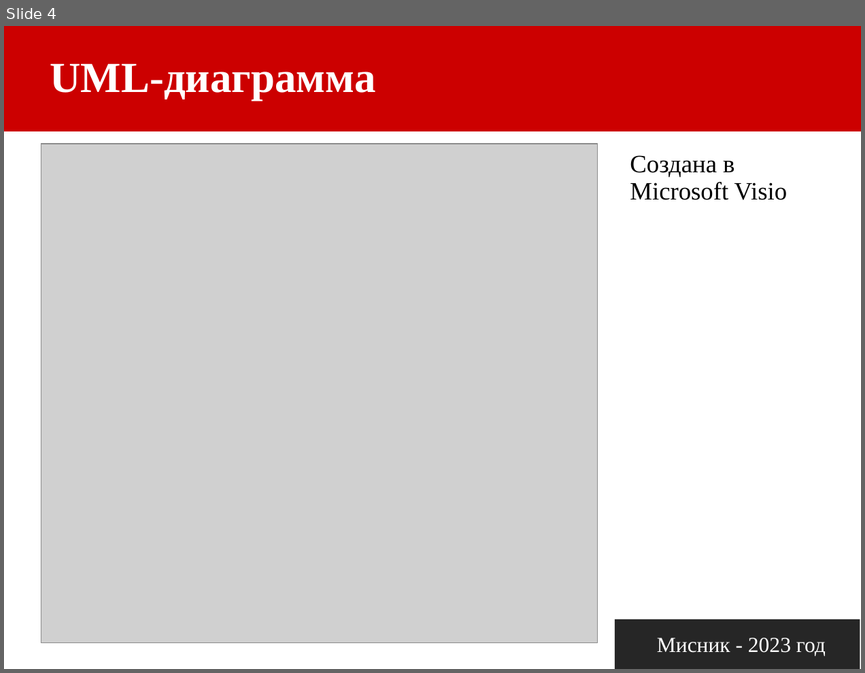
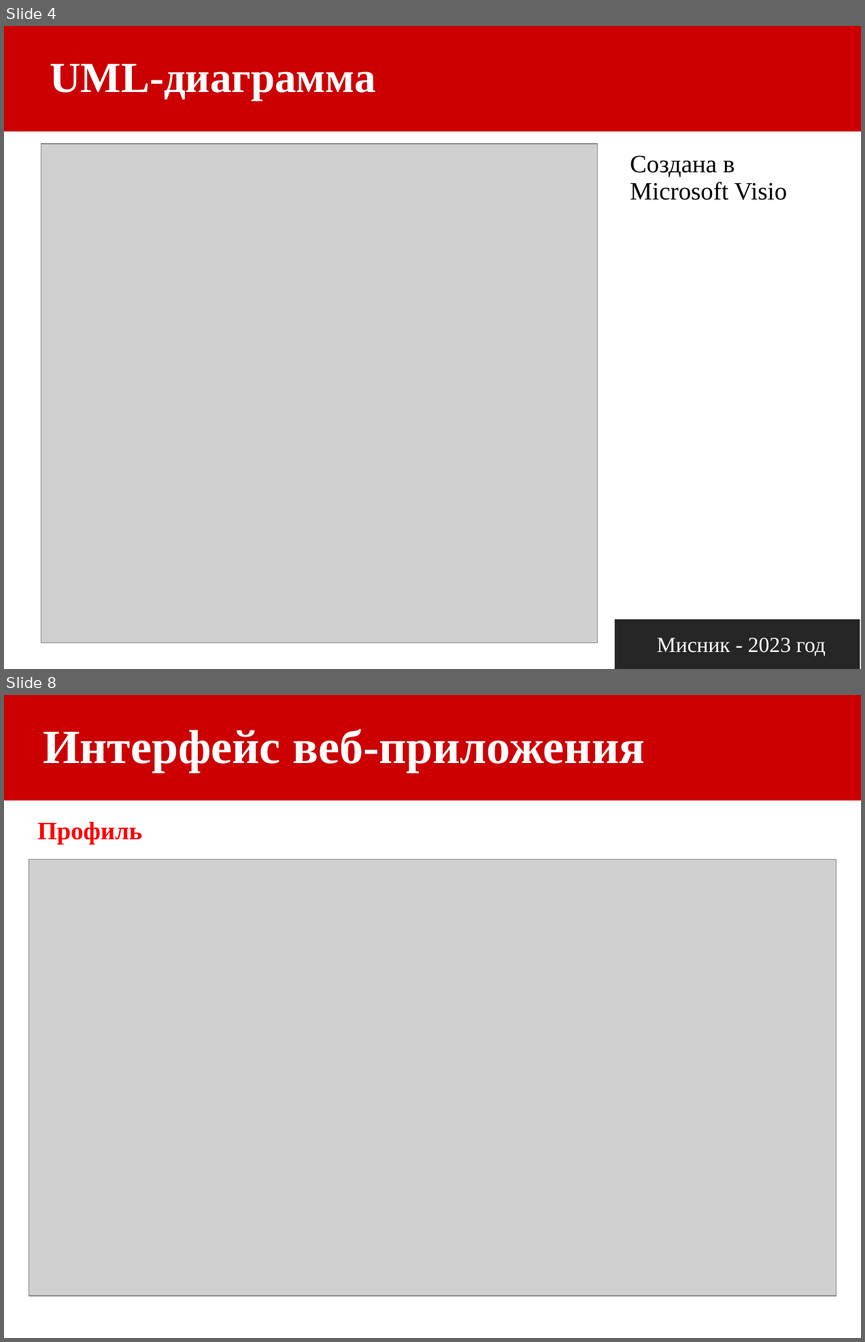
Before and after one commit to kyvshinka2/english-, a slide deck: Защита курсовой.pptx. Shown one above the other, each under a label of ours: slide 4 before the commit, slides 4 and 8 after it; the slides between them are not shown. The pictures are 865x673 and 865x1342 pixels, drawn with LibreOffice and Linux fonts; fonts in the diff are those of the drawing; grey boxes stand for pictures. Boxes give left, top, right and bottom in pixels: in the first picture for what was removed or moved away, otherwise in the second. Text is boxed around its words. In the diff, an @@ line names an element or a change of style, - is before the commit and + after.

```diff
--- a/Защита курсовой.pptx
+++ b/Защита курсовой.pptx
@@ slide 8 added at (4,695,861,1338), background #FFFFFF @@
@@ rectangle added at (4,695,861,800), fill #CC0000 @@
@@ title added at (43,729,645,772), 40 pt, text #FFFFFF, bold @@
+Интерфейс веб-приложения
@@ text added at (37,821,142,845), 21 pt, text #FF0000, bold @@
+Профиль
@@ picture added at (29,860,836,1295) @@
```
Also in this commit, not shown: 3 slides changed, 4 other slides added, 3 slides removed, 2 other files.
